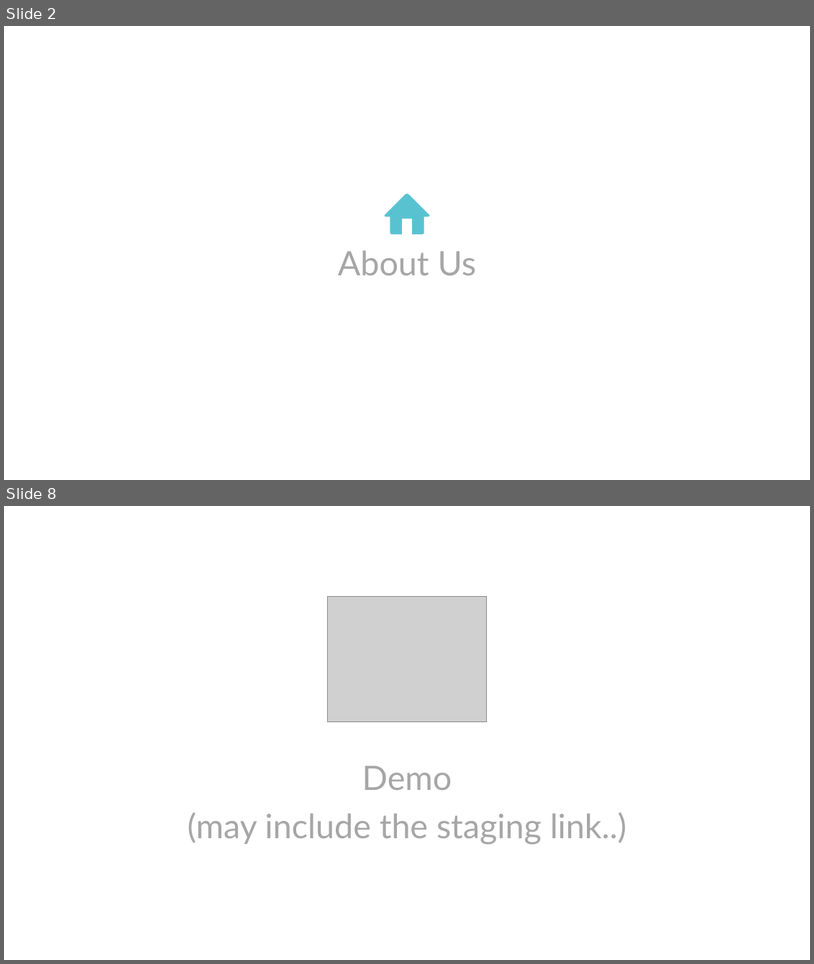
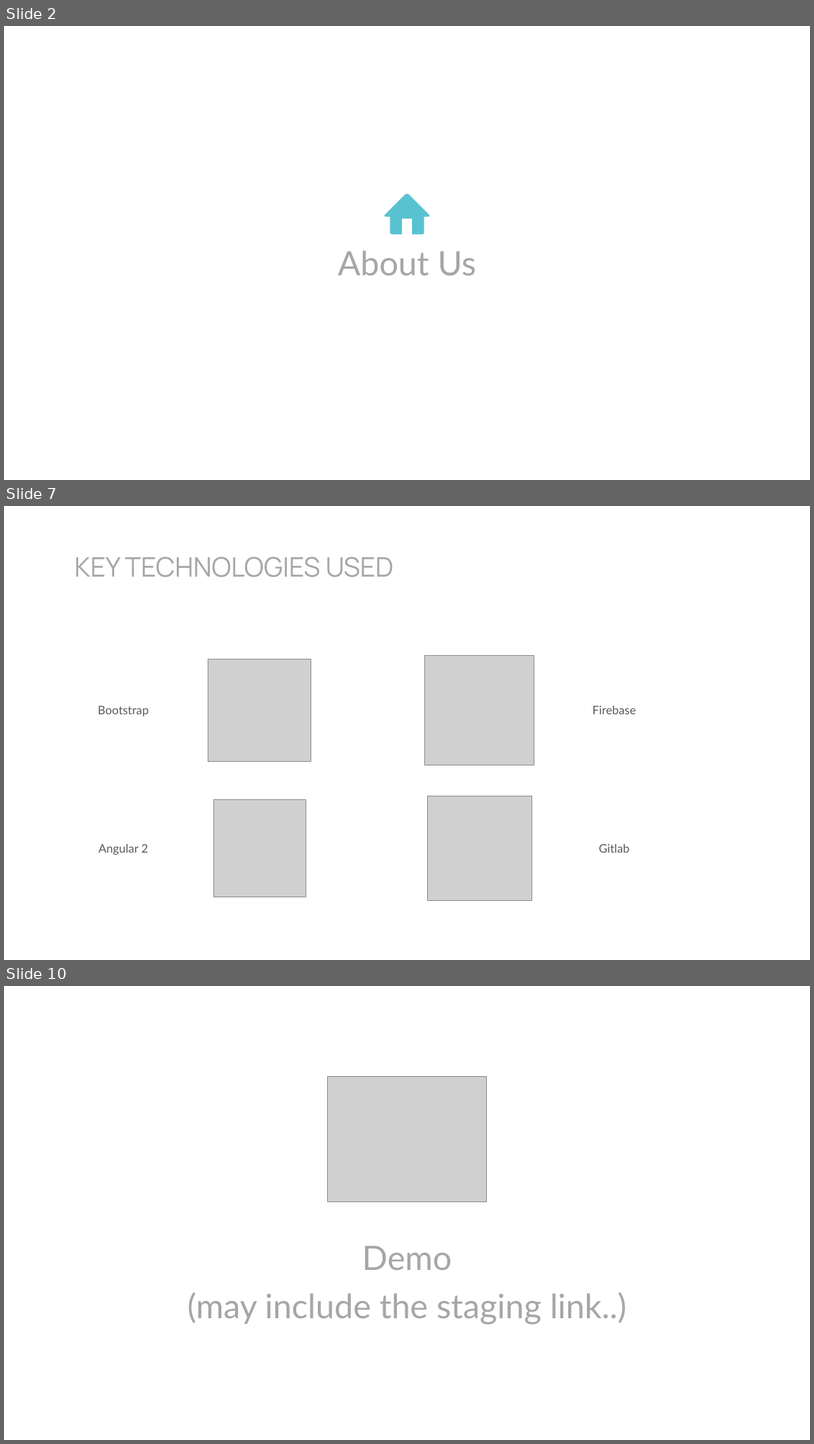
Before and after one commit to rbob96/GRNFanZone, a slide deck: Documentation/Demonstration/Demo - Final.pptx. Shown one above the other, each under a label of ours: slides 2 and 8 before the commit, slides 2, 7 and 10 after it; the slides between them are not shown. The pictures are 814x964 and 814x1444 pixels, drawn with LibreOffice and Linux fonts; fonts in the diff are those of the drawing; grey boxes stand for pictures. Boxes give left, top, right and bottom in pixels: in the first picture for what was removed or moved away, otherwise in the second. Text is boxed around its words. In the diff, an @@ line names an element or a change of style, - is before the commit and + after.

```diff
--- a/Documentation/Demonstration/Demo - Final.pptx
+++ b/Documentation/Demonstration/Demo - Final.pptx
@@ slide 7 added at box(4, 506, 810, 960), background #FFFFFF @@
@@ title added at box(75, 557, 394, 577), 32 pt, text #A6A6A6 @@
+KEY TECHNOLOGIES USED
@@ picture added at box(425, 656, 535, 765) @@
@@ picture added at box(208, 659, 311, 762) @@
@@ text added at box(98, 705, 149, 716), 14 pt, text #595959 @@
+Bootstrap
@@ text added at box(593, 705, 636, 714), 14 pt, text #595959 @@
+Firebase
@@ picture added at box(214, 800, 306, 897) @@
@@ freeform shape added at box(392, 802, 422, 833), fill #FFFFFF @@
@@ picture added at box(427, 795, 532, 901) @@
@@ text added at box(98, 844, 148, 854), 14 pt, text #595959 @@
+Angular 2
@@ text added at box(599, 844, 630, 852), 14 pt, text #595959 @@
+Gitlab
@@ what was slide 8 is now slide 10 @@
```
Also in this commit, not shown: 1 slide changed, 5 other slides added, 4 slides removed, 12 other files.
